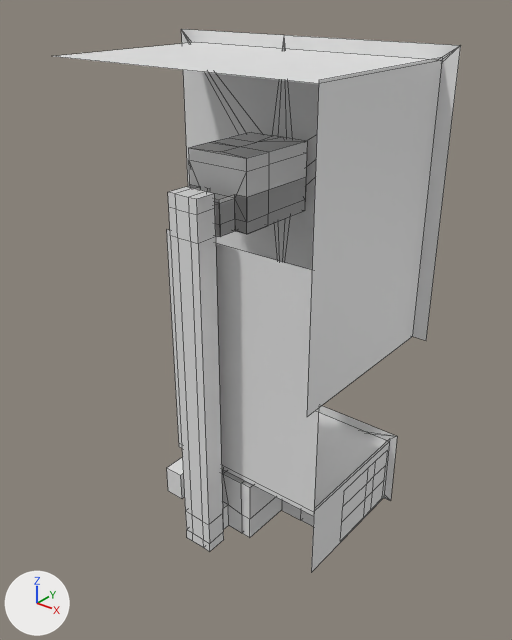
Two versions of the Blender file Assets/Models/Lab/LabBiggerMaster.blend, one commit apart.
The view is the same before and after, from a 50 mm camera at (37.0, -46.4, 18.4) aimed at (1.7, -2.2, -9.0). Lighting does not change. The marker at lower left points along +X, +Y and +Z. Mesh edges are drawn as thin lines.

Objects in the first picture: 'Lab', 'LabCollider', 'LabElevatorShaft', 'LightBlocker', 'LightBlocker.001', 'LightBlocker.002', 'LightBlocker.003', 'LightBlocker.004', 'LightBlocker.005', 'LightBlocker.006', 'TutorialRoom'.
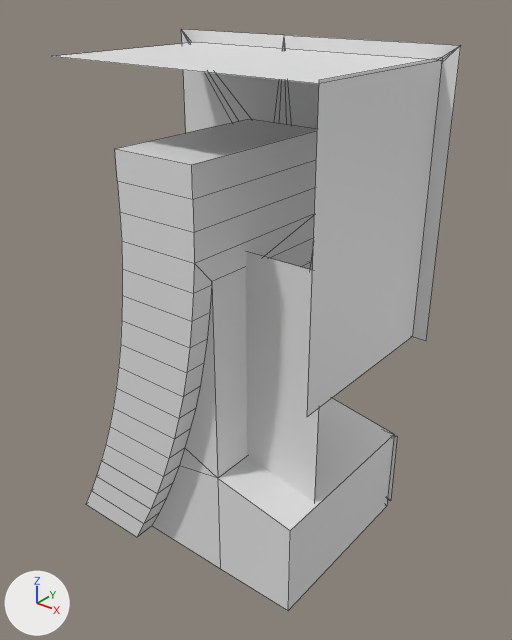
Commit message: updates to city + new lab exterior mesh

Boxes (x1, y1, x2, y2) around the edits, measured in the pictures (512 x 640 px):
'Cube.001', added: after (86, 119, 394, 611)
'LabElevatorShaft', unchanged, covered by the edit: before (168, 187, 224, 551)
'Lab', unchanged, covered by the edit: before (188, 132, 307, 237)
'LightBlocker.001', unchanged, covered by the edit: before (311, 440, 389, 572)
'LightBlocker.006', unchanged, covered by the edit: before (314, 412, 386, 508)

Edits to the bpy script that builds the scene:
```text
Add me_cube_001:
    me_cube_001.from_pydata(...)  # 201 vertices, 180 faces; spans x -13.1..11.5, y -12.0..7.2, z -31.0..7.0
    me_cube_001.polygons.foreach_set('use_smooth', [True] * 180)
Add ob_cube_001:
    ob_cube_001 = bpy.data.objects.new('Cube.001', me_cube_001)
    ob_cube_001.location = (0.0, 0.0, 0.0)
```
